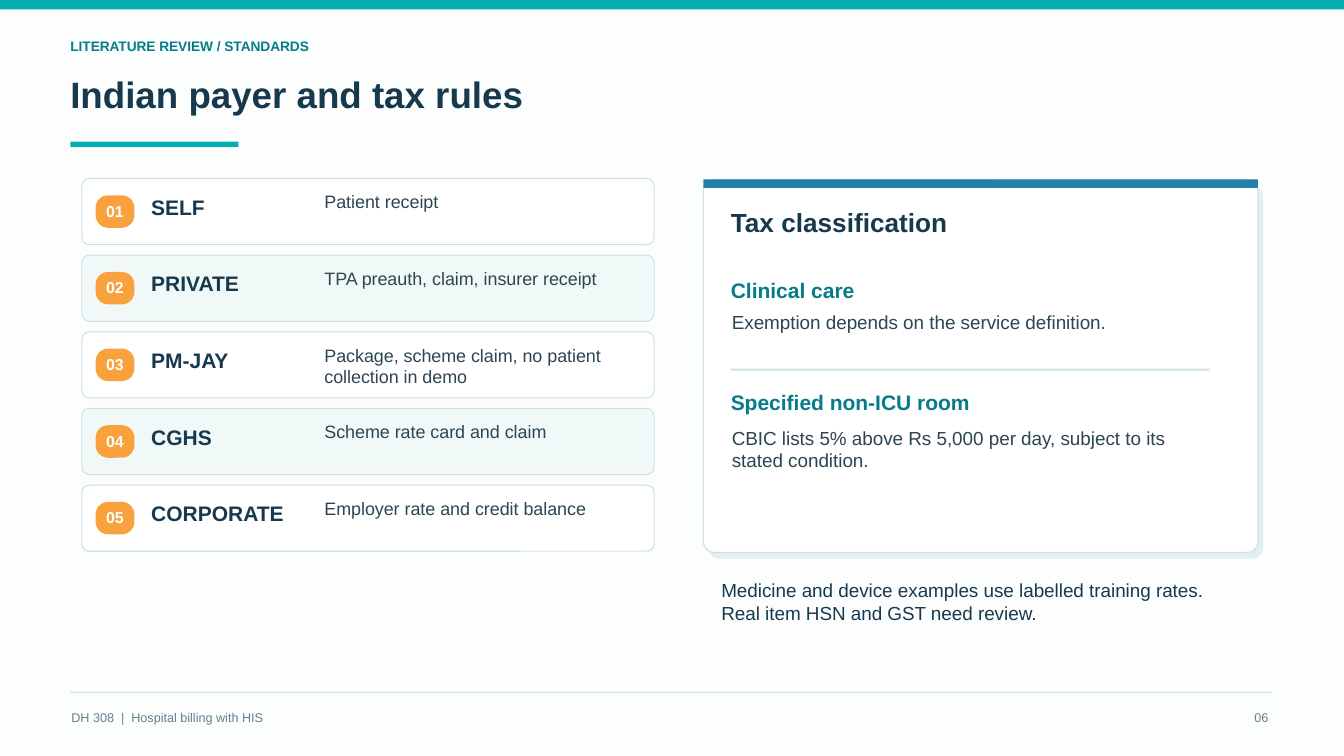
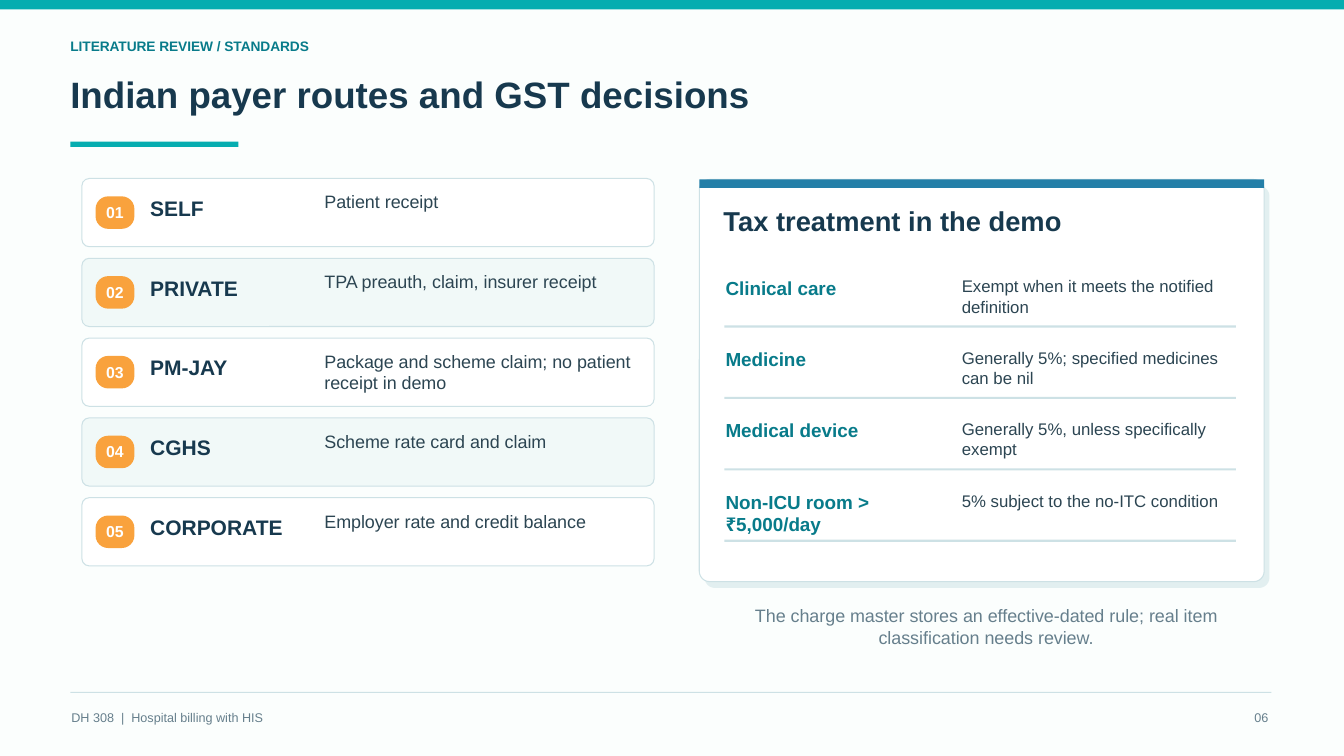
Before and after one commit to Osama-Bin-Lagging/tiveri-billing, a slide deck: slide 6 of presentation/DH308_HIS_Billing_Final.pptx. Drawn at 1344x756 pixels with LibreOffice and Linux fonts; fonts in the diff are those of the drawing. Boxes give left, top, right and bottom in pixels: in the first picture for what was removed or moved away, otherwise in the second. Text is boxed around its words. In the diff, an @@ line names an element or a change of style, - is before the commit and + after.

Commit message:
Build role-based HIS billing demo and final presentation

```diff
--- a/presentation/DH308_HIS_Billing_Final.pptx
+++ b/presentation/DH308_HIS_Billing_Final.pptx
@@ text at box(70, 81, 749, 115): text changed @@
-Indian payer and tax rules
+Indian payer routes and GST decisions
@@ proportions changed in 7 elements at box(82, 178, 654, 247), box(82, 258, 654, 327), box(82, 338, 654, 406), box(82, 418, 654, 487), box(82, 498, 654, 567), box(705, 186, 1269, 588), box(700, 179, 1264, 582) @@
@@ rectangle: place and size @@
-rectangle at box(704, 179, 1258, 188)
+rectangle at box(700, 179, 1264, 188)
@@ rounded rectangle: place and size @@
-rounded rectangle at box(704, 179, 1258, 553)
+rounded rectangle at box(700, 179, 1264, 582)
@@ rounded rectangle: place and size @@
-rounded rectangle at box(709, 186, 1263, 559)
+rounded rectangle at box(705, 186, 1269, 588)
@@ text at box(723, 211, 1062, 232): text changed; size 18.8 to 19.5 pt @@
-Tax classification
+Tax treatment in the demo
@@ text "PRIVATE": place and size @@
-text "PRIVATE" at box(151, 276, 239, 291)
+text "PRIVATE" at box(150, 281, 238, 296)
@@ text "Clinical care" at box(726, 281, 837, 296): size 15 to 13.5 pt @@
@@ text added at box(962, 280, 1213, 313), 12 pt, text #2C4552 @@
+Exempt when it meets the notified definition
@@ rectangle added at box(725, 326, 1236, 328), fill #CDE1E5 @@
@@ text removed at box(732, 315, 1105, 333) @@
-Exemption depends on the service definition.
@@ 4 rounded rectangles, 2 texts: place and size @@
-4 rounded rectangles, 2 texts at box(82, 255, 654, 398)
+4 rounded rectangles, 2 texts at box(82, 258, 654, 406)
@@ text "PM-JAY": place and size @@
-text "PM-JAY" at box(151, 353, 228, 369)
+text "PM-JAY" at box(150, 360, 227, 376)
@@ text at box(324, 355, 631, 393): text changed @@
-Package, scheme claim, no patient collection in demo
+Package and scheme claim; no patient receipt in demo
@@ text added at box(726, 352, 806, 367), 13.5 pt, text #087B8A, bold @@
+Medicine
@@ text added at box(962, 352, 1219, 384), 12 pt, text #2C4552 @@
+Generally 5%; specified medicines can be nil
@@ 3 texts, 2 rounded rectangles: place and size @@
-3 texts, 2 rounded rectangles at box(82, 408, 654, 519)
+3 texts, 2 rounded rectangles at box(82, 418, 654, 532)
@@ rectangle: place and size @@
-rectangle at box(731, 369, 1210, 371)
+rectangle at box(725, 397, 1236, 399)
@@ text "CGHS": place and size @@
-text "CGHS" at box(151, 430, 212, 446)
+text "CGHS" at box(150, 440, 211, 456)
@@ text added at box(726, 423, 859, 438), 13.5 pt, text #087B8A, bold @@
+Medical device
@@ text removed at box(732, 431, 1165, 467) @@
-CBIC lists 5% above Rs 5,000 per day, subject to its stated condition.
@@ text added at box(962, 423, 1206, 459), 12 pt, text #2C4552 @@
+Generally 5%, unless specifically exempt
@@ rectangle added at box(725, 469, 1236, 471), fill #CDE1E5 @@
@@ 2 rounded rectangles, 1 text: place and size @@
-2 rounded rectangles, 1 text at box(82, 485, 654, 552)
+2 rounded rectangles, 1 text at box(82, 498, 654, 567)
@@ text at box(726, 496, 853, 535): text changed; size 15 to 13.5 pt @@
-Specified non-ICU room
+Non-ICU room > ₹5,000/day
@@ text added at box(962, 495, 1218, 511), 12 pt, text #2C4552 @@
+5% subject to the no-ITC condition
@@ text "CORPORATE": place and size @@
-text "CORPORATE" at box(151, 506, 283, 522)
+text "CORPORATE" at box(150, 520, 282, 536)
@@ rectangle added at box(725, 539, 1236, 541), fill #CDE1E5 @@
@@ text removed at box(721, 583, 1203, 620) @@
-Medicine and device examples use labelled training rates. Real item HSN and GST need review.
@@ text added at box(755, 609, 1218, 644), 12.8 pt, text #667F8C @@
+The charge master stores an effective-dated rule; real item classification needs review.
```
Also in this commit, not shown: 11 other slides changed, 9 slides added, 8 slides removed, 13 other files.
